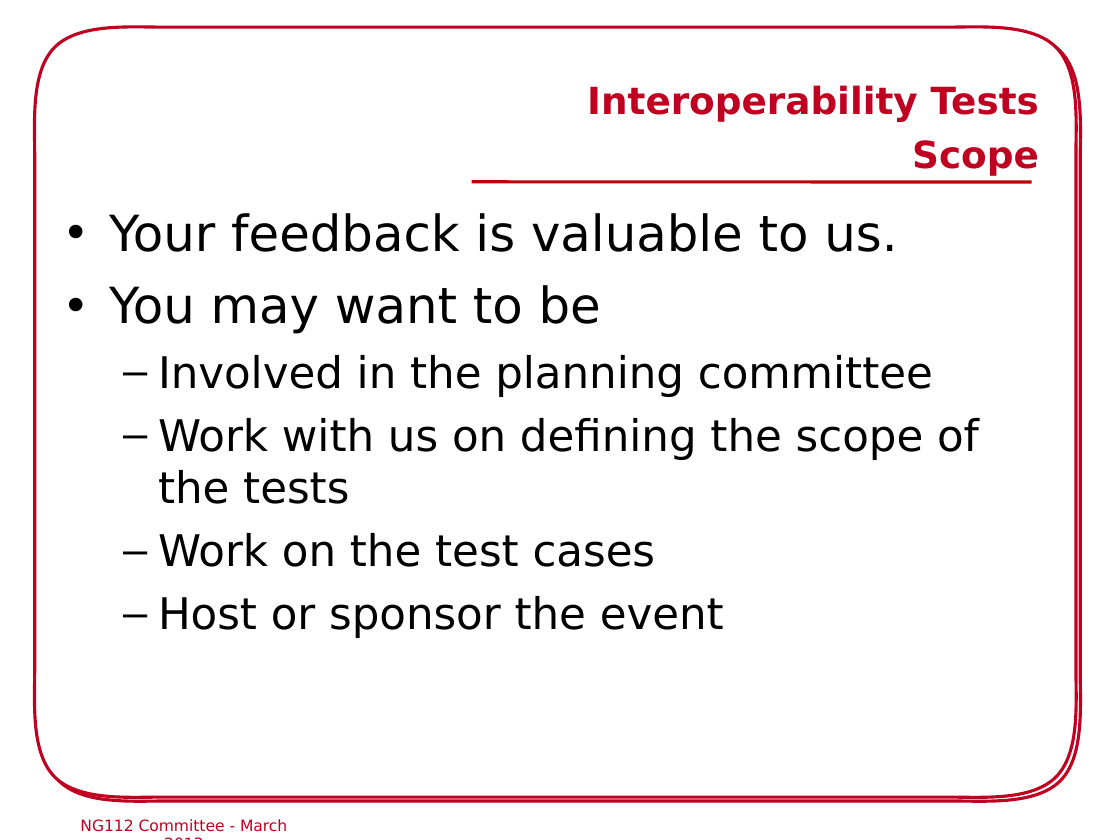
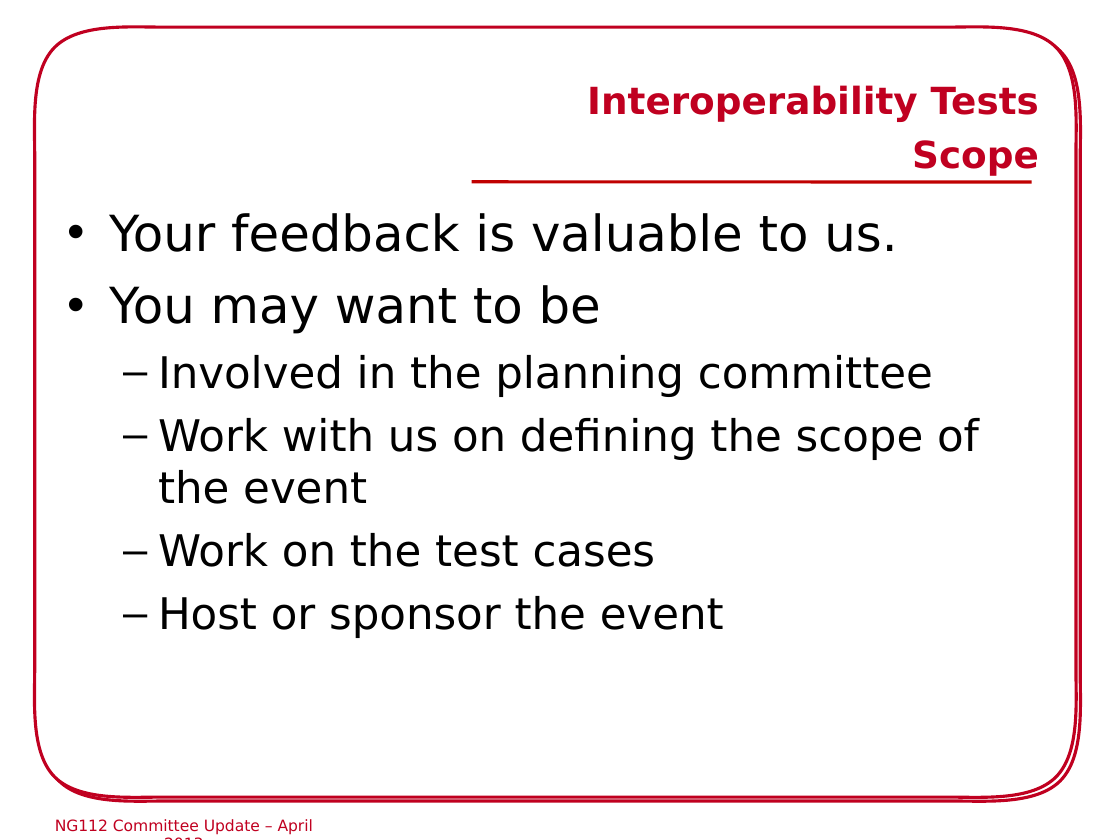
Before and after one commit to hannestschofenig/tschofenig-ids, a slide deck: slide 17 of eena-workshop-riga2013/NG112_Commitee_Riga.ppt (slide 16 before the commit). Drawn at 1120x840 pixels with LibreOffice and Linux fonts; fonts in the diff are those of the drawing; background and template pictures are left out. Boxes give left, top, right and bottom in pixels: in the first picture for what was removed or moved away, otherwise in the second. Text is boxed around its words. In the diff, an @@ line names an element or a change of style, - is before the commit and + after.

```diff
--- a/eena-workshop-riga2013/NG112_Commitee_Riga.ppt
+++ b/eena-workshop-riga2013/NG112_Commitee_Riga.ppt
@@ text at bbox=[158, 418, 979, 504]: text changed @@
-  – Work with us on defining the scope of the tests
+  – Work with us on defining the scope of the event
@@ text at bbox=[55, 819, 313, 835]: text changed @@
-NG112 Committee - March 2013
+NG112 Committee Update – April 2013
```
Also in this commit, not shown: 15 other slides changed, 3 slides added, 2 slides removed.
